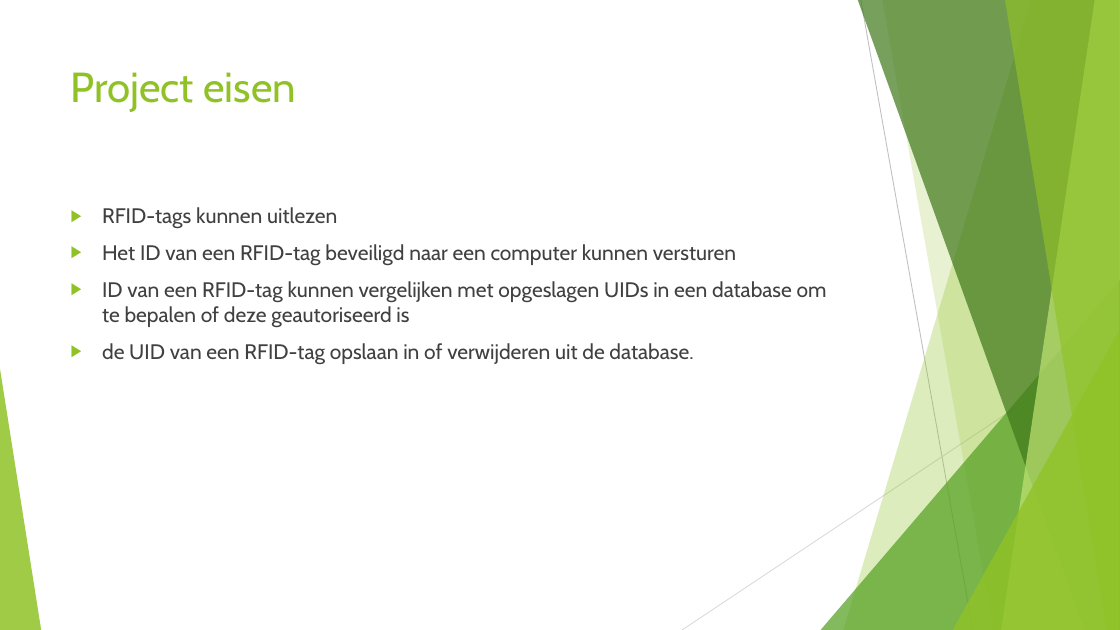
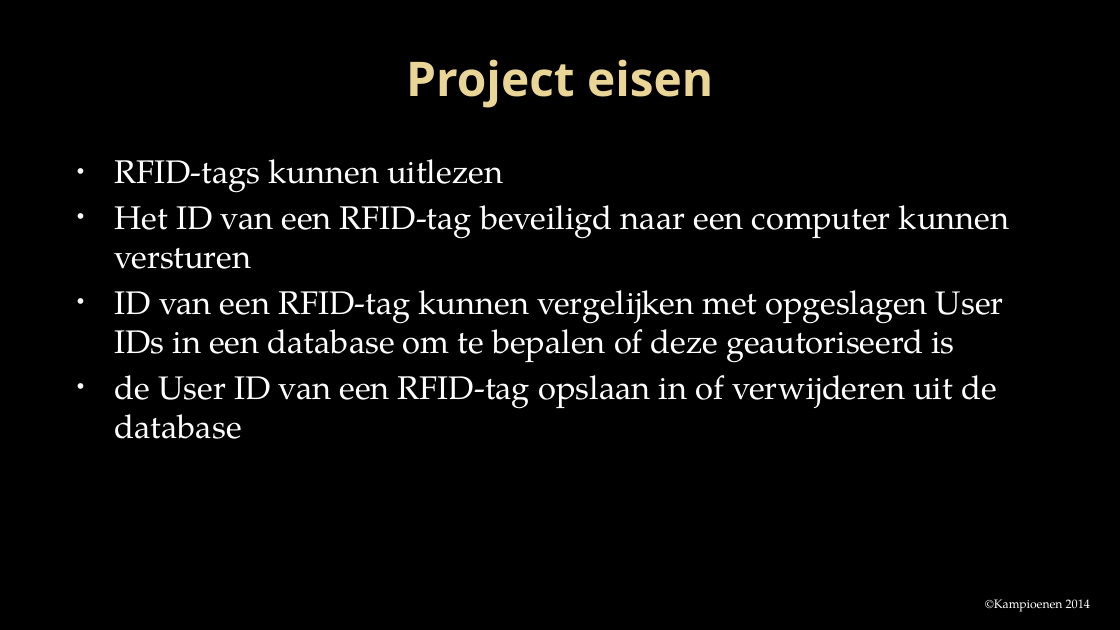
Before and after one commit to Projectgroep-18/Beveiligde-Pasjes, a slide deck: slide 4 of presentatie/Project beveiligde pasjes.pptx. Drawn at 1120x630 pixels with LibreOffice and Linux fonts; fonts in the diff are those of the drawing; background and template pictures are left out. Boxes give left, top, right and bottom in pixels: in the first picture for what was removed or moved away, otherwise in the second. Text is boxed around its words. In the diff, an @@ line names an element or a change of style, - is before the commit and + after.

```diff
--- a/presentatie/Project beveiligde pasjes.pptx
+++ b/presentatie/Project beveiligde pasjes.pptx
@@ background #FFFFFF to picture (left out) @@
@@ title "Project eisen": place and size @@
-title "Project eisen" at [71, 72, 296, 112]
+title "Project eisen" at [406, 59, 713, 108]
@@ title "Project eisen" at [406, 59, 713, 108]: size 36 to 41 pt, font Cabin to Open Sans, text colour #90C226 to gradient #EAD696 to #E7D081, bold on; alignment left to centre; vertical alignment top to middle @@
@@ text "RFID-tags kunnen uitlezen": place and size @@
-text "RFID-tags kunnen uitlezen" at [102, 207, 827, 364]
+text "RFID-tags kunnen uitlezen" at [115, 159, 1009, 439]
@@ text at [115, 159, 1009, 269]: size 18 to 28 pt, font Cabin to TeX Gyre Pagella, text colour #404040 to #FFFFFF in "RFID-tags kunnen uitlezen", "Het ID van een RFID-tag beveiligd naar ..."; bullet ▶ to •; less space between paragraphs; bullet colour #90C226 to #F9F9F9 @@
@@ text at [115, 290, 1004, 439]: text changed; size 18 to 28 pt; font Cabin to TeX Gyre Pagella; text colour #404040 to #FFFFFF @@
-▶ ID van een RFID-tag kunnen vergelijken met opgeslagen UIDs in een database om te bepalen of deze geautoriseerd is
-▶ de UID van een RFID-tag opslaan in of verwijderen uit de database.
+• ID van een RFID-tag kunnen vergelijken met opgeslagen User IDs in een database om te bepalen of deze geautoriseerd is
+• de User ID van een RFID-tag opslaan in of verwijderen uit de database
@@ group removed at [0, 0, 1120, 630]: 5 freeform shapes, 3 triangles, 2 lines @@
@@ text added at [985, 599, 1090, 612], 10.5 pt, text #FFFFFF @@
+©Kampioenen 2014
```
Also in this commit, not shown: 8 other slides changed, 2 slides added, 3 slides removed.
